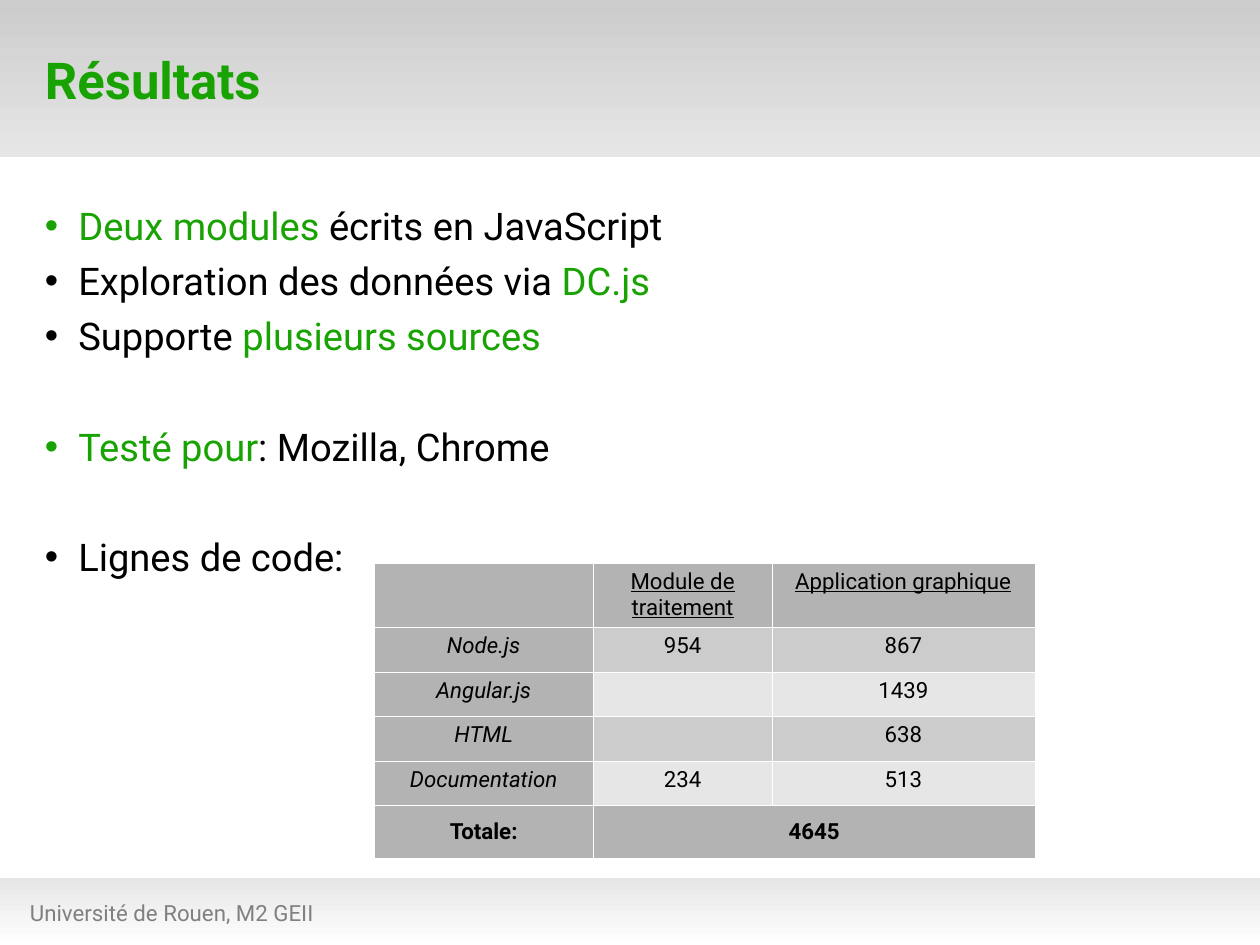
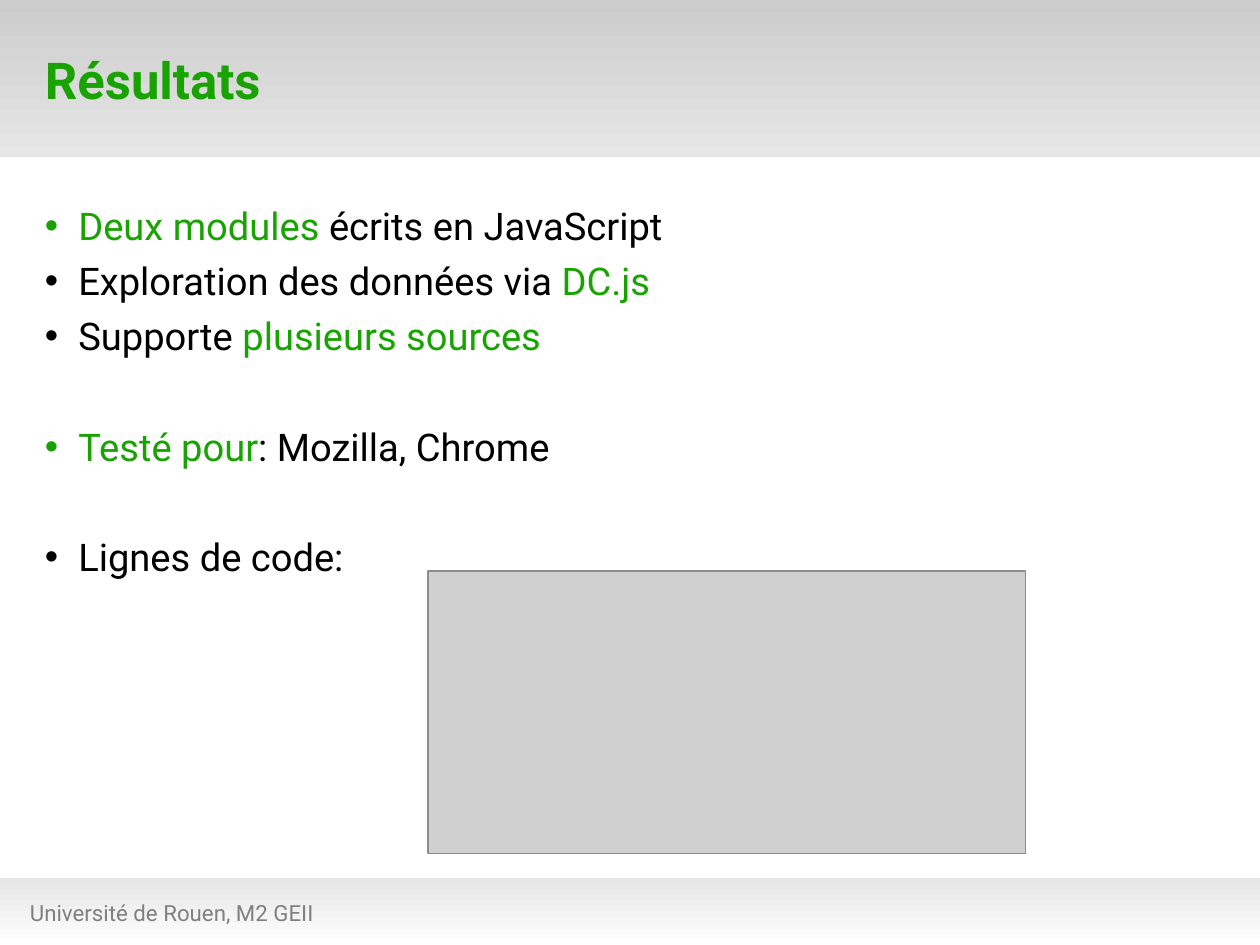
Before and after one commit to hanzenok/dataexp, a slide deck: slide 20 of presentation/test_green9.odp. Drawn at 1260x945 pixels with LibreOffice and Linux fonts; fonts in the diff are those of the drawing; grey boxes stand for pictures; background and template pictures are left out. Boxes give left, top, right and bottom in pixels: in the first picture for what was removed or moved away, otherwise in the second. Text is boxed around its words. In the diff, an @@ line names an element or a change of style, - is before the commit and + after.

Commit message:
Kinda finished the presentation

```diff
--- a/presentation/test_green9.odp
+++ b/presentation/test_green9.odp
@@ table removed at [374, 563, 1035, 855], 6 rows, 3 columns @@
- | Module de traitement | Application graphique
-Node.js | 954 | 867
-Angular.js |  | 1439
-HTML |  | 638
-Documentation | 234 | 513
-Totale: | 4645 | 
@@ picture added at [429, 572, 1027, 854] @@
```
Also in this commit, not shown: 11 other files.
